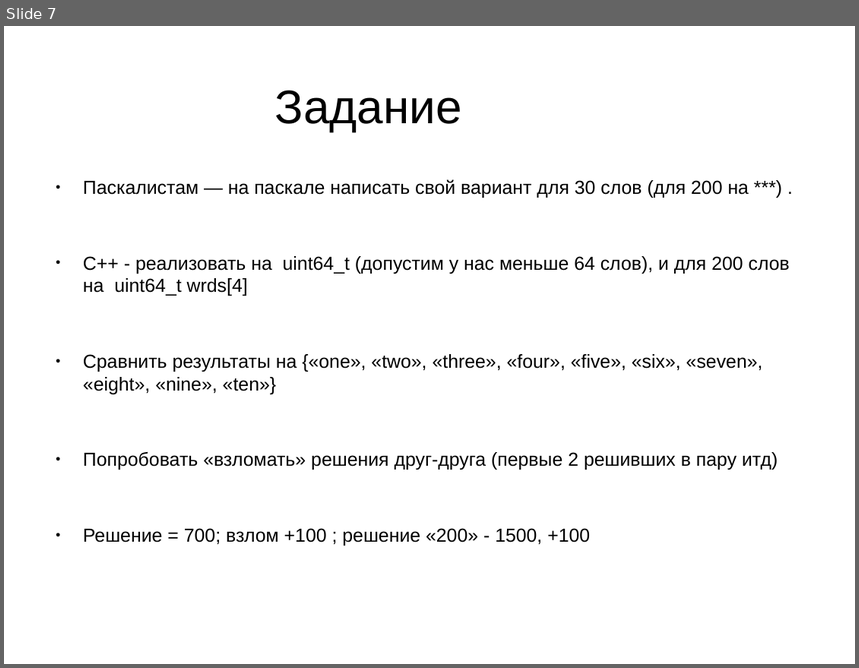
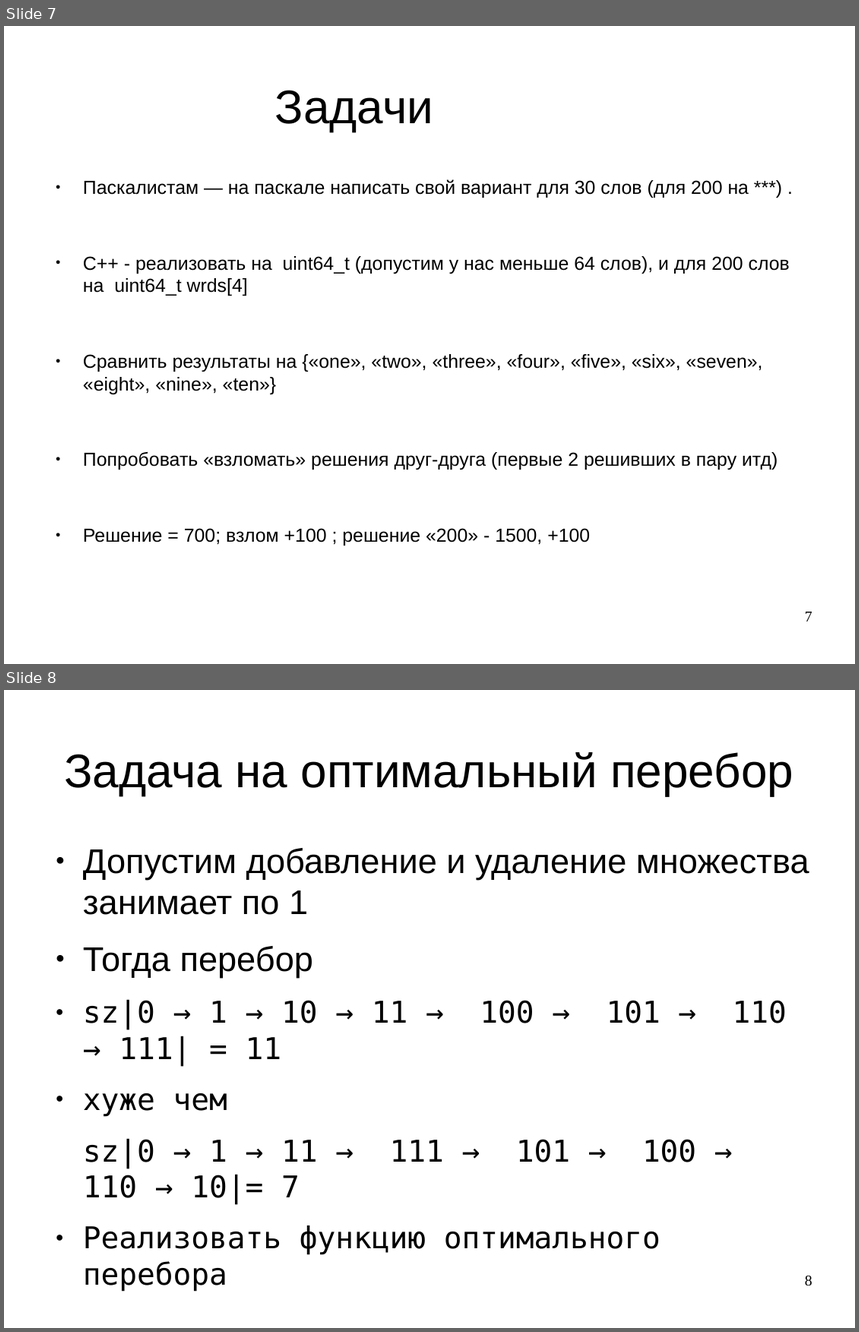
Before and after one commit to gritsulyak/School, a slide deck: 5/bagwords.odp. Shown one above the other, each under a label of ours: slide 7 before the commit, slides 7 and 8 after it. The pictures are 859x668 and 859x1332 pixels, drawn with LibreOffice and Linux fonts; fonts in the diff are those of the drawing. Boxes give left, top, right and bottom in pixels: in the first picture for what was removed or moved away, otherwise in the second. Text is boxed around its words. In the diff, an @@ line names an element or a change of style, - is before the commit and + after.

```diff
--- a/5/bagwords.odp
+++ b/5/bagwords.odp
@@ slide 8 added at [4,690,855,1328], background #FFFFFF @@
@@ title added at [64,752,794,796], 44 pt, text #000000 @@
+Задача на оптимальный перебор
@@ text added at [83,848,810,1292], 28 pt, text #000000 @@
+● Допустим добавление и удаление множества занимает по 1
+● Тогда перебор
+● sz|0 → 1 → 10 → 11 → 100 → 101 → 110 → 111| = 11
+● хуже чем
+sz|0 → 1 → 11 → 111 → 101 → 100 → 110 → 10|= 7
+● Реализовать функцию оптимального перебора
@@ page number added at [805,1276,813,1287], 14 pt, text #000000 @@
+8
@@ slide 7 changed as well @@
@@ title at [275,90,433,132]: text changed @@
-Задание
+Задачи
@@ page number added at [805,612,813,622], 14 pt, text #000000 @@
+7
```
Also in this commit, not shown: 6 other slides changed, 6 other slides added, 1 other file.
